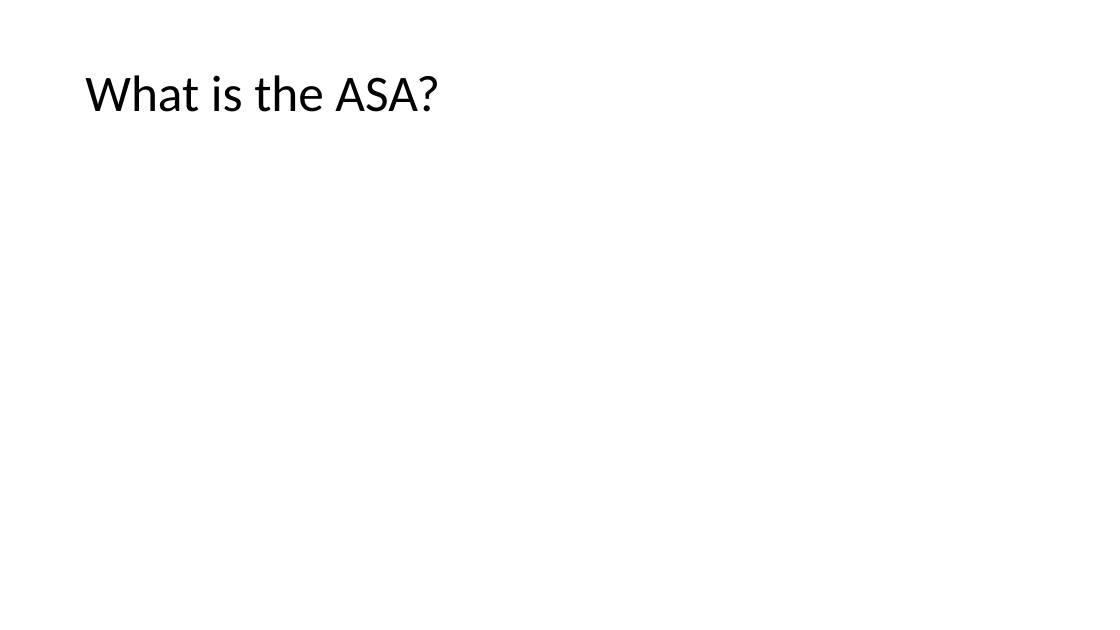
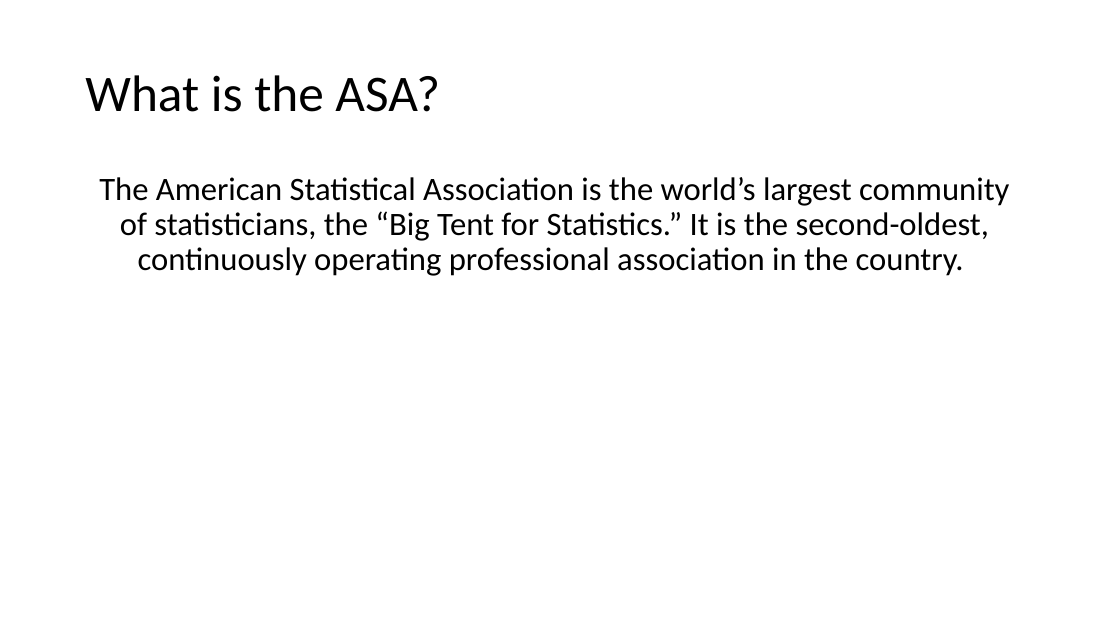
Before and after one commit to BenBarnard/PeopleAnalytics, a slide deck: slide 3 of InterestPresentation.pptx. Drawn at 1120x630 pixels with LibreOffice and Linux fonts; fonts in the diff are those of the drawing. Boxes give left, top, right and bottom in pixels: in the first picture for what was removed or moved away, otherwise in the second. Text is boxed around its words. In the diff, an @@ line names an element or a change of style, - is before the commit and + after.

```diff
--- a/InterestPresentation.pptx
+++ b/InterestPresentation.pptx
@@ text added at (99, 177, 1009, 276), 28 pt, text #000000 @@
+The American Statistical Association is the world’s largest community of statisticians, the “Big Tent for Statistics.” It is the second-oldest, continuously operating professional association in the country.
```
Also in this commit, not shown: 3 other slides changed, 1 slide added, 1 slide removed.
